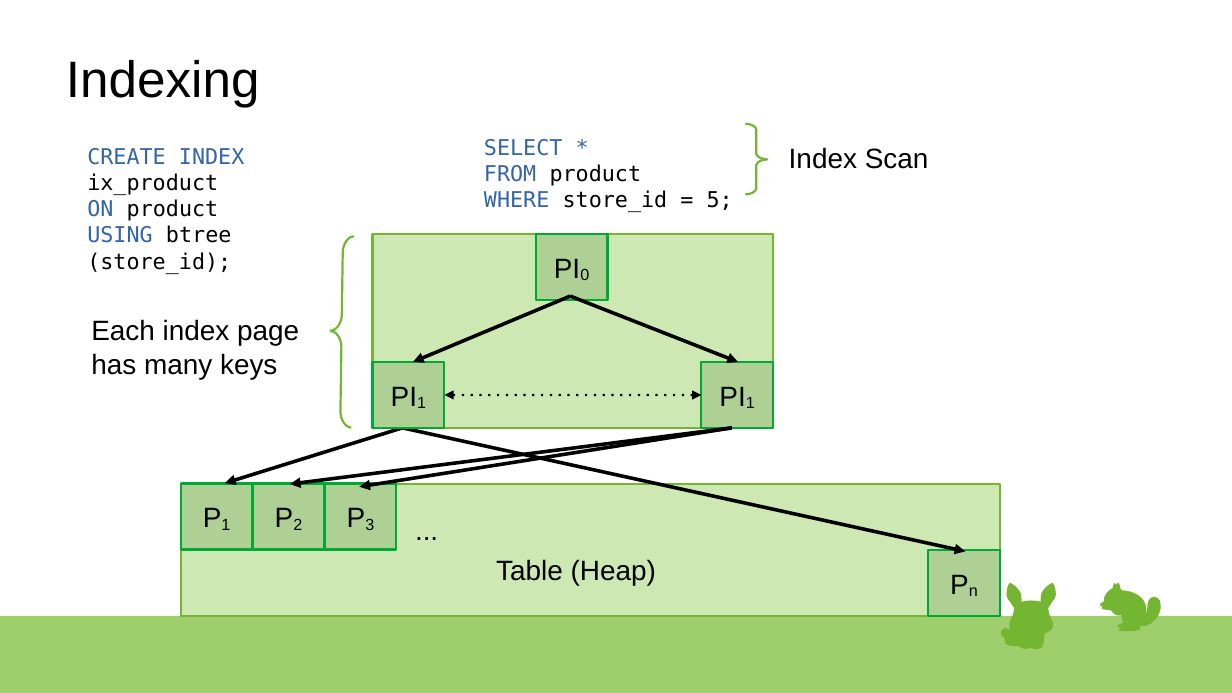
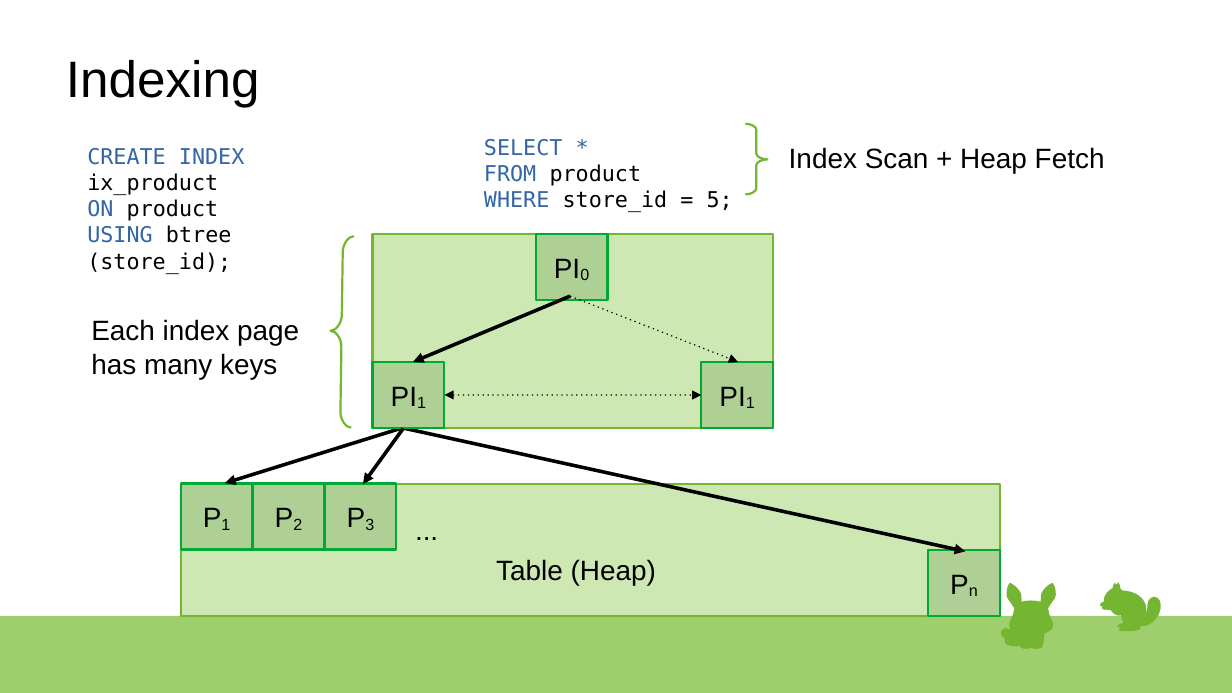
Before and after one commit to rsibanez89/postgres-indexing, a slide deck: slide 12 of Presentation.odp. Drawn at 1232x693 pixels with LibreOffice and Linux fonts; fonts in the diff are those of the drawing. Boxes give left, top, right and bottom in pixels: in the first picture for what was removed or moved away, otherwise in the second. Text is boxed around its words. In the diff, an @@ line names an element or a change of style, - is before the commit and + after.

```diff
--- a/Presentation.odp
+++ b/Presentation.odp
@@ text at (789, 147, 1105, 173): text changed @@
-Index Scan
+Index Scan + Heap Fetch
@@ arrow (570, 296) - (738, 362): stroke #000000 2.3 pt to #000000 0.79 pt dashed @@
@@ double arrow (445, 395) - (702, 395): stroke #000000 1.42 pt dashed to #000000 0.79 pt dashed @@
@@ arrow removed from (732, 428) to (360, 487) @@
@@ arrow moved from (732, 428) - (290, 484) to (404, 428) - (363, 484) @@
```
Also in this commit, not shown: 3 other slides changed, 1 slide added, 1 slide removed, 1 other file.
